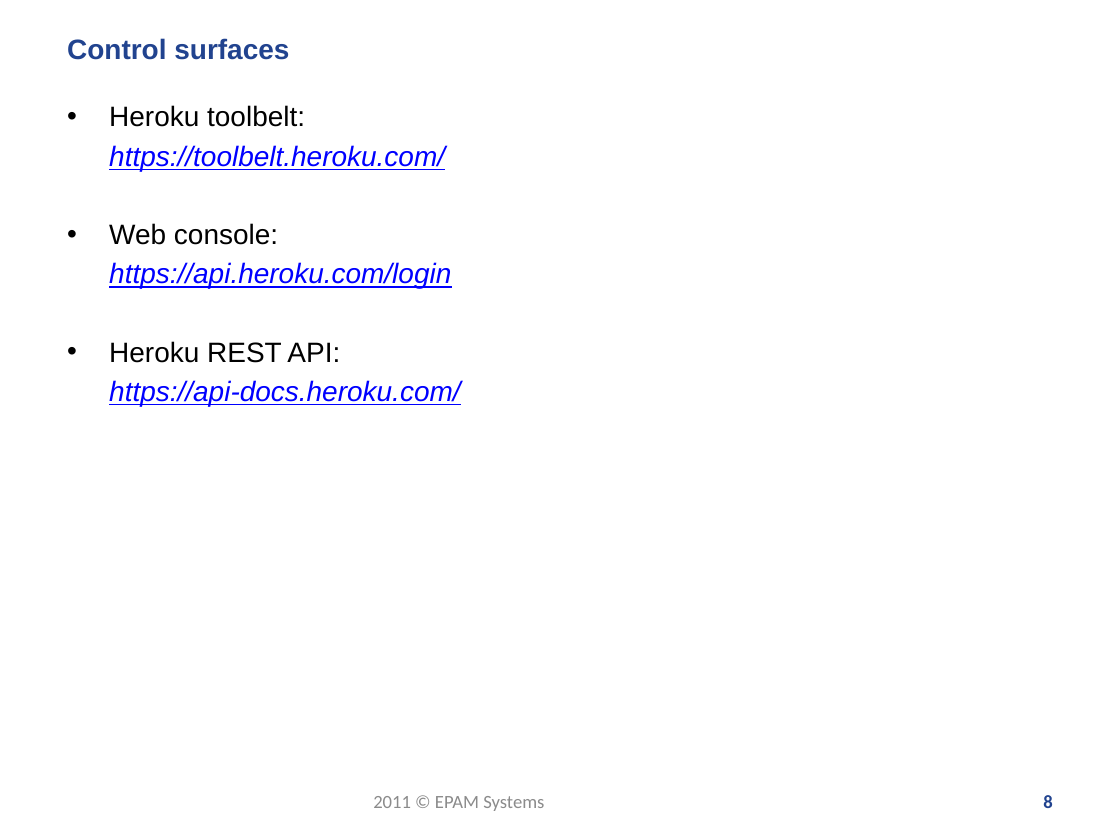
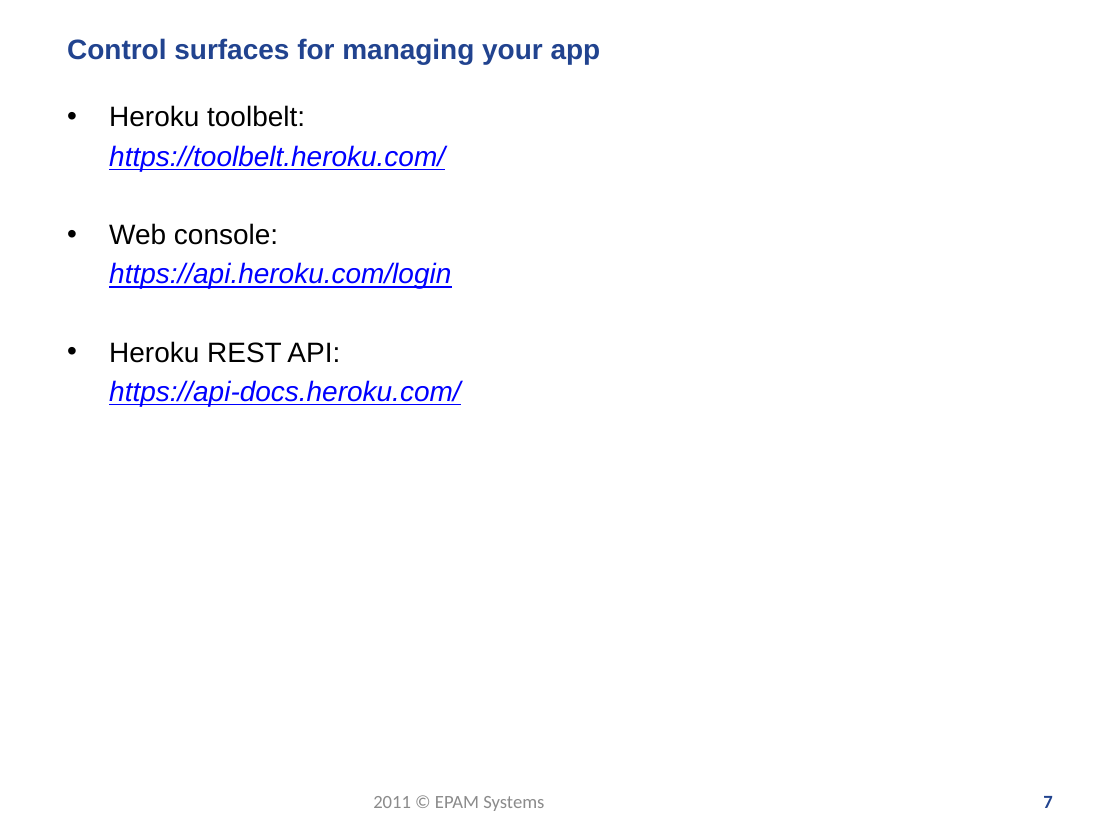
Before and after one commit to zgorbe/Heroku-HelloWorld, a slide deck: slide 7 of Heroku - meetup.pptx (slide 8 before the commit). Drawn at 1120x840 pixels with LibreOffice and Linux fonts; fonts in the diff are those of the drawing; background and template pictures are left out. Boxes give left, top, right and bottom in pixels: in the first picture for what was removed or moved away, otherwise in the second. Text is boxed around its words. In the diff, an @@ line names an element or a change of style, - is before the commit and + after.

```diff
--- a/Heroku - meetup.pptx
+++ b/Heroku - meetup.pptx
@@ title at bbox=[67, 38, 601, 64]: text changed @@
-Control surfaces
+Control surfaces for managing your app
@@ page number at bbox=[1043, 796, 1052, 808]: text changed @@
-8
+7
```
Also in this commit, not shown: 10 other slides changed, 1 slide added, 2 slides removed.
